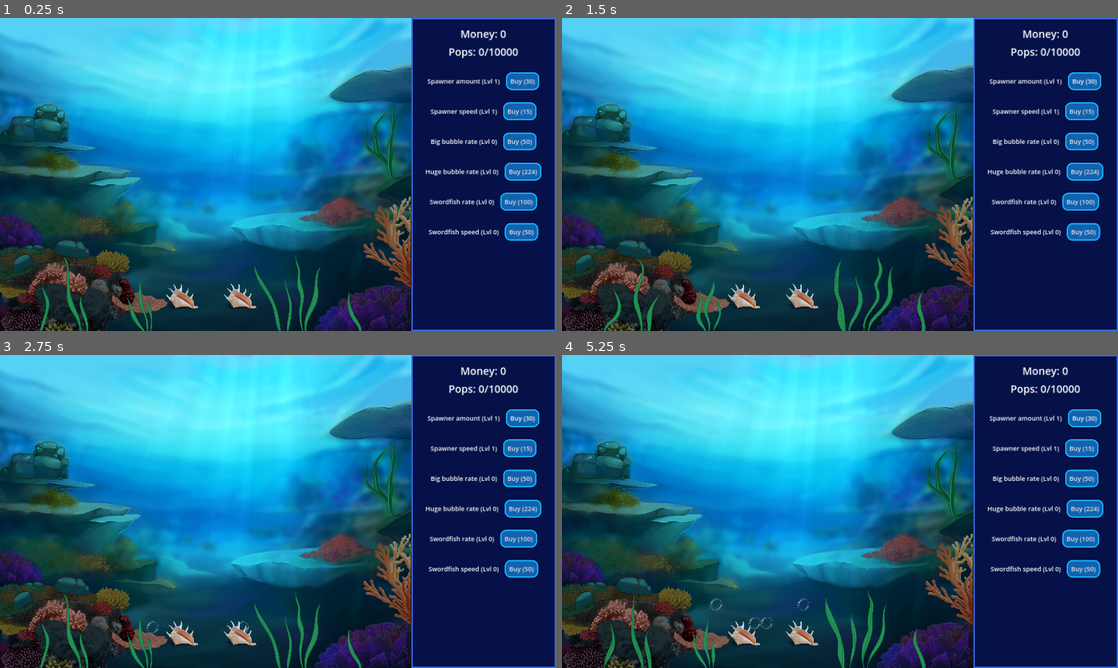
Above: before the commit, frames 1-4 (two rows, left to right).
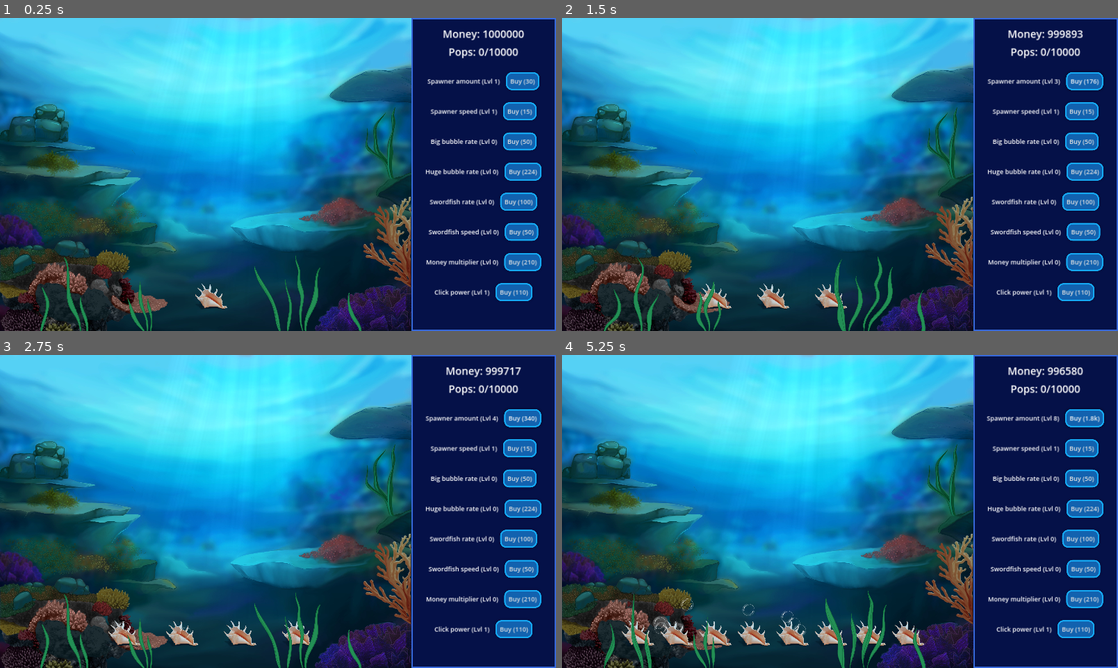
Above: after the commit, the same moments.

Repository: The-breakbar/Blub-Blub-Pop
Game: Godot game, scene res://scenes/main.tscn
Two runs of this game, one before a commit and one after it. Both use one fixed random seed, a clock stepped at 60 frames per second and the inputs below.
Inputs (mouse positions are in pixels of both pictures, inside the frame that each line leads up to):
- Up to frame 1 (0.25 s): no input
- Up to frame 2 (1.5 s): click "Buy (30)" at 0.5 s; click (1084, 80) at 1.25 s, where only the run after the commit has a clickable "Buy (77)"
- Up to frame 3 (2.75 s): click (522, 417) at 2 s, where only the run after the commit has a clickable "Buy (176)"
- Up to frame 4 (5.25 s): click (1084, 417) at 2.75 s, where only the run after the commit has a clickable "Buy (340)"; click (1084, 417) at 3.5 s, where only the run after the commit has a clickable "Buy (579)"; click (1084, 417) at 4.25 s, where only the run after the commit has a clickable "Buy (902)"; click (1084, 417) at 5 s, where only the run after the commit has a clickable "Buy (1.3k)"

The runs differ from the first frame. In frame 1, 1.9% of the frame differs, in the area x 29-98%, y 3-94%; in frame 2, 2.6%; in frame 3, 2.0%; in frame 4, 3.5%, in the area x 10-98%, y 3-94%.

Commit message:
added 2 more abilities

Diff:
--- a/scenes/main.tscn
+++ b/scenes/main.tscn
@@ -116,7 +116,6 @@
 script = ExtResource("5_l36dy")
 center = NodePath("center")
 spawner = ExtResource("2_0oukj")
-start_spawners = 2
 x_offset = 70.0
 metadata/_edit_lock_ = true
 
@@ -192,7 +191,7 @@
 layout_mode = 2
 theme_override_styles/panel = SubResource("StyleBoxFlat_wvha3")
 
-[node name="shop" type="VBoxContainer" parent="ui/screenCont …(185 unchanged characters)… rate_upgrade", "swordfish_speed_upgrade")]
+[node name="shop" type="VBoxContainer" parent="ui/screenCont …(185 unchanged characters)… rate_upgrade", "swordfish_speed_upgrade", "money_mult_upgrade", "click_power_upgrade")]
 layout_mode = 1
 anchors_preset = 15
 anchor_right = 1.0
@@ -208,6 +207,8 @@
 swordfish_spawner = NodePath("../../../../game/SwordfishSpawner")
 swordfish_rate_upgrade = NodePath("sfRate")
 swordfish_speed_upgrade = NodePath("sfSpeed")
+money_mult_upgrade = NodePath("money")
+click_power_upgrade = NodePath("click")
 
 [node name="status" type="MarginContainer" parent="ui/screenContainer/sidebar/shop" node_paths=PackedStringArray("money_label", "status_label")]
 layout_mode = 2
@@ -283,9 +284,27 @@
 text = "Swordfish speed
 "
 
+[node name="money" parent="ui/screenContainer/sidebar/shop" instance=ExtResource("17_nibh2")]
+layout_mode = 2
+upgrade_name = "Money multiplier"
+level = 0
+
+[node name="Label" parent="ui/screenContainer/sidebar/shop/money" index="0"]
+text = "Money Multiplier
+"
+
+[node name="click" parent="ui/screenContainer/sidebar/shop" instance=ExtResource("17_nibh2")]
+layout_mode = 2
+upgrade_name = "Click power"
+
+[node name="Label" parent="ui/screenContainer/sidebar/shop/click" index="0"]
+text = "Click power"
+
 [editable path="ui/screenContainer/sidebar/shop/spawners"]
 [editable path="ui/screenContainer/sidebar/shop/spawnerSpeed"]
 [editable path="ui/screenContainer/sidebar/shop/bigBubbles"]
 [editable path="ui/screenContainer/sidebar/shop/hugeBubbles"]
 [editable path="ui/screenContainer/sidebar/shop/sfRate"]
 [editable path="ui/screenContainer/sidebar/shop/sfSpeed"]
+[editable path="ui/screenContainer/sidebar/shop/money"]
+[editable path="ui/screenContainer/sidebar/shop/click"]
--- a/scripts/bubble.gd
+++ b/scripts/bubble.gd
@@ -38,7 +38,7 @@
 	animation.play("click")
 
 func bubble_popped():
-	Global.money += points
+	Global.money += points * Global.money_multiplier
 	Global.pops += 1
 	Global.bubble_popped.emit(points)
 	button.hide()
@@ -50,7 +50,7 @@
 
 # On click
 func _on_button_pressed():
-	damage(1.0)
+	damage(Global.click_power)
 
 # Bubble movement
 func _physics_process(delta):
--- a/scripts/global.gd
+++ b/scripts/global.gd
@@ -4,7 +4,7 @@
 signal bubble_popped(points: int)
 signal upgrade_bought()
 
-var money: float = 0.0
+var money: float = 1000000.0
 var pops: int = 0
 
 var big_bubble_rate: float = 0.0
@@ -13,6 +13,8 @@
 var sword_fish_speed: float = 1.0
 
 var money_multiplier: float = 1.0
+
+var click_power: float = 1.0
 
 # Dictionary of upgrades
 var upgrades: Dictionary = {
--- a/scripts/shop.gd
+++ b/scripts/shop.gd
@@ -10,6 +10,10 @@
 @export var swordfish_spawner: SwordfishSpawner
 @export var swordfish_rate_upgrade: ShopUpgrade
 @export var swordfish_speed_upgrade: ShopUpgrade
+
+@export var money_mult_upgrade: ShopUpgrade
+
+@export var click_power_upgrade: ShopUpgrade
 
 func _ready():
 	spawners_upgrade.set_cost_function(func(x: int): return round(20 + 10 * x ** 2.5))
@@ -29,3 +33,9 @@
 
 	swordfish_speed_upgrade.set_cost_function(func(x: int): return 50 + 5 * x ** 2)
 	swordfish_speed_upgrade.set_upgrade_function(func(_x: int): Global.sword_fish_speed += 0.25)
+
+	money_mult_upgrade.set_cost_function(func(x: int): return round(200 + 10 * (x + 1) ** 3))
+	money_mult_upgrade.set_upgrade_function(func(_x: int): Global.money_multiplier += 0.1)
+
+	click_power_upgrade.set_cost_function(func(x: int): return round(100 + 10 * x ** 2))
+	click_power_upgrade.set_upgrade_function(func(_x: int): Global.click_power += 1.0)
